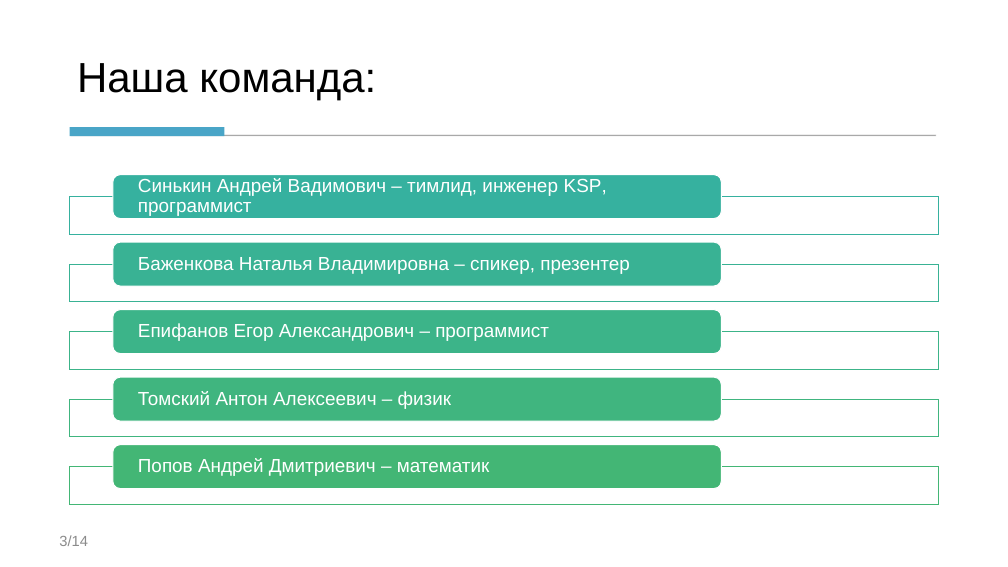
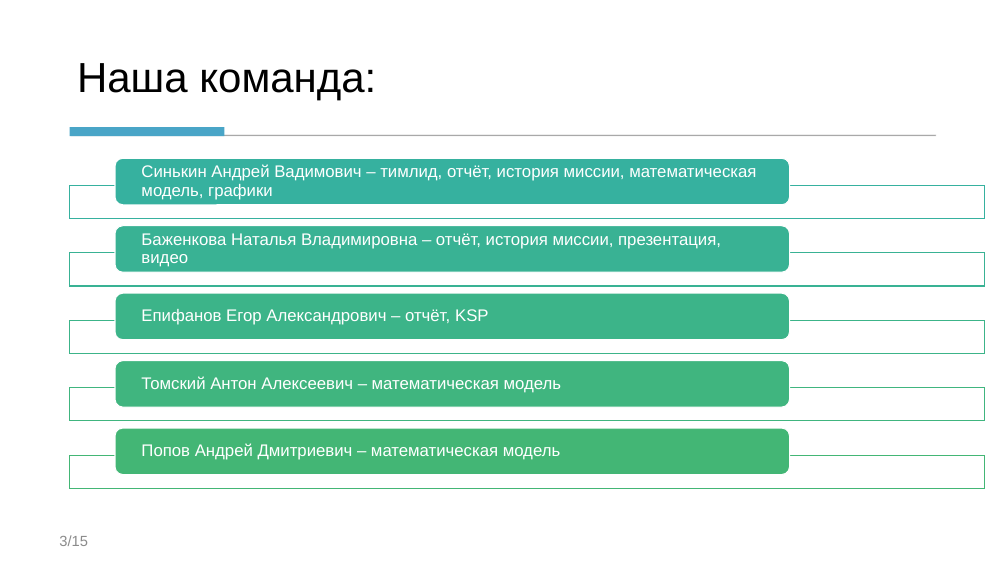
Before and after one commit to d-asv-b/varkt, a slide deck: slide 3 of Reports/Presentation.pptx. Drawn at 1008x567 pixels with LibreOffice and Linux fonts; fonts in the diff are those of the drawing. Boxes give left, top, right and bottom in pixels: in the first picture for what was removed or moved away, otherwise in the second. Text is boxed around its words. In the diff, an @@ line names an element or a change of style, - is before the commit and + after.

```diff
--- a/Reports/Presentation.pptx
+++ b/Reports/Presentation.pptx
@@ rounded rectangle: place and size @@
-rounded rectangle at (113, 175, 721, 219)
+rounded rectangle at (115, 158, 789, 204)
@@ text at (141, 164, 756, 200): text changed; size 18 to 16 pt @@
-Синькин Андрей Вадимович – тимлид, инженер KSP, программист
+Синькин Андрей Вадимович – тимлид, отчёт, история миссии, математическая модель, графики
@@ rectangle: place and size @@
-rectangle at (70, 197, 939, 234)
+rectangle at (70, 185, 985, 219)
@@ rounded rectangle: place and size @@
-rounded rectangle at (113, 242, 721, 286)
+rounded rectangle at (115, 226, 789, 272)
@@ text at (141, 233, 721, 267): text changed; size 18 to 16 pt @@
-Баженкова Наталья Владимировна – спикер, презентер
+Баженкова Наталья Владимировна – отчёт, история миссии, презентация, видео
@@ rectangle: place and size @@
-rectangle at (70, 264, 939, 302)
+rectangle at (70, 253, 985, 286)
@@ rounded rectangle: place and size @@
-rounded rectangle at (113, 310, 721, 354)
+rounded rectangle at (115, 293, 789, 340)
@@ rectangle: place and size @@
-rectangle at (70, 332, 939, 370)
+rectangle at (70, 320, 985, 353)
@@ text at (141, 309, 489, 325): text changed; size 18 to 16 pt @@
-Епифанов Егор Александрович – программист
+Епифанов Егор Александрович – отчёт, KSP
@@ rectangle: place and size @@
-rectangle at (70, 399, 939, 437)
+rectangle at (70, 388, 985, 421)
@@ rounded rectangle: place and size @@
-rounded rectangle at (113, 377, 721, 421)
+rounded rectangle at (115, 361, 789, 407)
@@ text at (141, 376, 561, 393): text changed; size 18 to 16 pt @@
-Томский Антон Алексеевич – физик
+Томский Антон Алексеевич – математическая модель
@@ rounded rectangle: place and size @@
-rounded rectangle at (113, 445, 721, 488)
+rounded rectangle at (115, 428, 789, 474)
@@ text at (141, 443, 560, 460): text changed; size 18 to 16 pt @@
-Попов Андрей Дмитриевич – математик
+Попов Андрей Дмитриевич – математическая модель
@@ rectangle: place and size @@
-rectangle at (70, 467, 939, 504)
+rectangle at (70, 455, 985, 488)
@@ page number at (59, 535, 88, 546): text changed @@
-3/14
+3/15
```
Also in this commit, not shown: 7 other slides changed, 1 other file.
